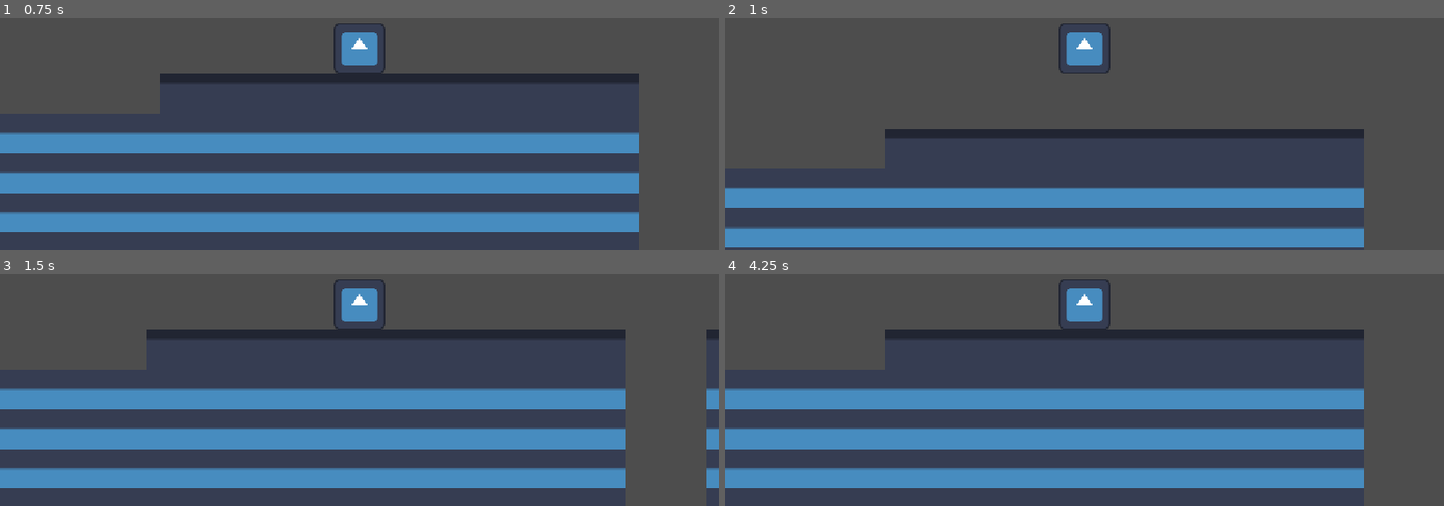
Above: before the commit, frames 1-4 (two rows, left to right).
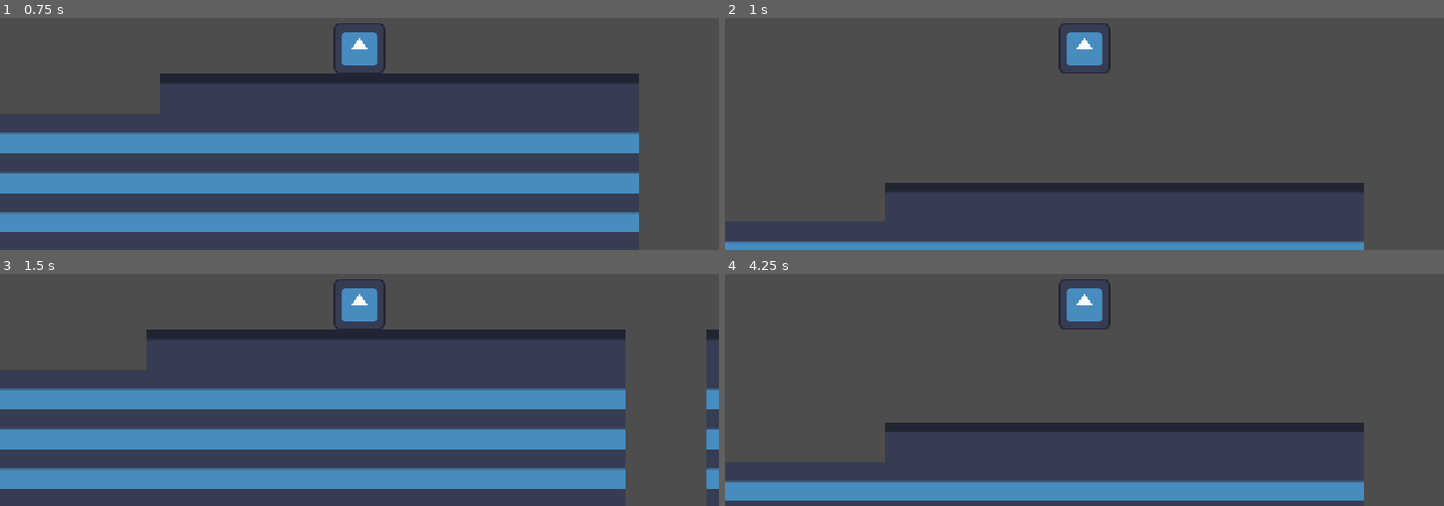
Above: after the commit, the same moments.

Repository: cibaer1/EnchantedJam
Game: Godot game, scene res://world.tscn
The game is run twice, just before and just after one commit, with the same random seed, the same clock (stepped at 60 frames per second) and the same inputs. The engine's default icon, where the game draws it, is replaced by a stand-in: a white triangle on a blue panel in a dark square.
Inputs:
- Up to frame 1 (0.75 s): tap Enter at 0.5 s; tap F (Transform) at 0.6 s
- Up to frame 2 (1 s): tap W (Jump) at 0.77 s
- Up to frame 3 (1.5 s): tap D (MoveE) at 1.35 s
- Up to frame 4 (4.25 s): tap W (Jump) at 1.52, 3.02, 3.77 s; tap F (Transform) at 1.55, 2.3, 2.85, 3.6 s; tap A (MoveW) at 2.1 s; tap Space at 2.75 s

Frame 1 is identical in both runs. In frame 2, 19% of the frame differs, in the area x 0-89%, y 47-100%; in frame 3, 0.3%; in frame 4, 31%, in the area x 0-89%, y 23-98%.

Commit message:
Orginization and start of radial wheel implementation

Diff:
--- a/player.tscn
+++ b/Scenes/player.tscn
@@ -1,6 +1,6 @@
 [gd_scene format=3 uid="uid://c2msp4vk0obil"]
 
-[ext_resource type="Script" uid="uid://4nrndj0per0m" path="res://player_controller.gd" id="1_onrkg"]
+[ext_resource type="Script" uid="uid://4nrndj0per0m" path="res://scripts/player_controller.gd" id="1_onrkg"]
 [ext_resource type="Texture2D" uid="uid://bnptyh0vltjhs" path="res://icon.svg" id="2_i3pqv"]
 
 [sub_resource type="CircleShape2D" id="CircleShape2D_krq81"]
--- /dev/null
+++ b/Scenes/selection_wheel.tscn
@@ -0,0 +1,14 @@
+[gd_scene format=3 uid="uid://bitpi73kwkeav"]
+
+[ext_resource type="Script" uid="uid://44i5n2q18qgx" path="res://scripts/selection_wheel.gd" id="1_ofd7g"]
+
+[node name="selection_wheel" type="Control" unique_id=1580554946]
+layout_mode = 3
+anchors_preset = 8
+anchor_left = 0.5
+anchor_top = 0.5
+anchor_right = 0.5
+anchor_bottom = 0.5
+grow_horizontal = 2
+grow_vertical = 2
+script = ExtResource("1_ofd7g")
--- a/player_controller.gd
+++ b/scripts/player_controller.gd
@@ -1,6 +1,5 @@
 extends CharacterBody2D
 
-@export var animal_transform_controller: Script
 @export var SPEED = 300.0
 @export var JUMP_VELOCITY = -400.0
 
@@ -14,8 +13,7 @@
 	if Input.is_action_just_pressed("Jump") and is_on_floor():
 		velocity.y = JUMP_VELOCITY
 	if Input.is_action_just_pressed("Transform"):
-		#animal_transform_controller
-		pass
+		animal_transform_controller.animal_transform()
 
 
 	# Get the input direction and handle the movement/deceleration.
--- /dev/null
+++ b/scripts/selection_wheel.gd
@@ -0,0 +1,11 @@
+extends Control
+
+
+# Called when the node enters the scene tree for the first time.
+func _ready() -> void:
+	pass # Replace with function body.
+
+
+# Called every frame. 'delta' is the elapsed time since the previous frame.
+func _process(delta: float) -> void:
+	pass
--- a/world.tscn
+++ b/world.tscn
@@ -1,9 +1,9 @@
 [gd_scene format=4 uid="uid://ef0wfwsq3oew"]
 
-[ext_resource type="PackedScene" uid="uid://c2msp4vk0obil" path="res://player.tscn" id="1_f3sb7"]
+[ext_resource type="PackedScene" uid="uid://c2msp4vk0obil" path="res://Scenes/player.tscn" id="1_f3sb7"]
 [ext_resource type="Texture2D" uid="uid://bnptyh0vltjhs" path="res://icon.svg" id="2_fj7yv"]
 [ext_resource type="Script" uid="uid://yx1cm7cv5rfh" path="res://scripts/camera_2d.gd" id="2_tlwt5"]
-[ext_resource type="PackedScene" uid="uid://nyhafcxhs2dp" path="res://platform.tscn" id="4_aqk2v"]
+[ext_resource type="PackedScene" uid="uid://nyhafcxhs2dp" path="res://Scenes/platform.tscn" id="4_aqk2v"]
 
 [sub_resource type="TileSetAtlasSource" id="TileSetAtlasSource_tlwt5"]
 texture = ExtResource("2_fj7yv")
@@ -144,7 +144,7 @@
 
 [node name="Player" parent="." unique_id=80646361 instance=ExtResource("1_f3sb7")]
 SPEED = 80.0
-JUMP_VELOCITY = -200.0
+JUMP_VELOCITY = -300.0
 
 [node name="Camera2D" type="Camera2D" parent="." unique_id=27611064 node_paths=PackedStringArray("player_body")]
 position = Vector2(-9, 5)
Renamed: platform.tscn -> Scenes/platform.tscn
Renamed: player_controller.gd.uid -> scripts/player_controller.gd.uid
Not shown, added: scripts/selection_wheel.gd.uid
Not shown, added: world.tscn4291130479.tmp
Not shown, added: world.tscn4307836224.tmp
